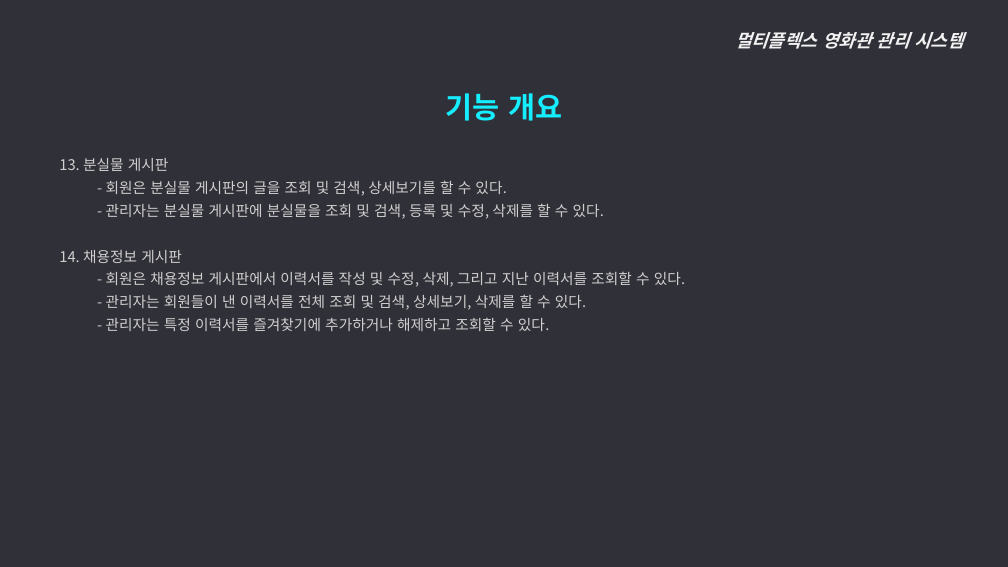
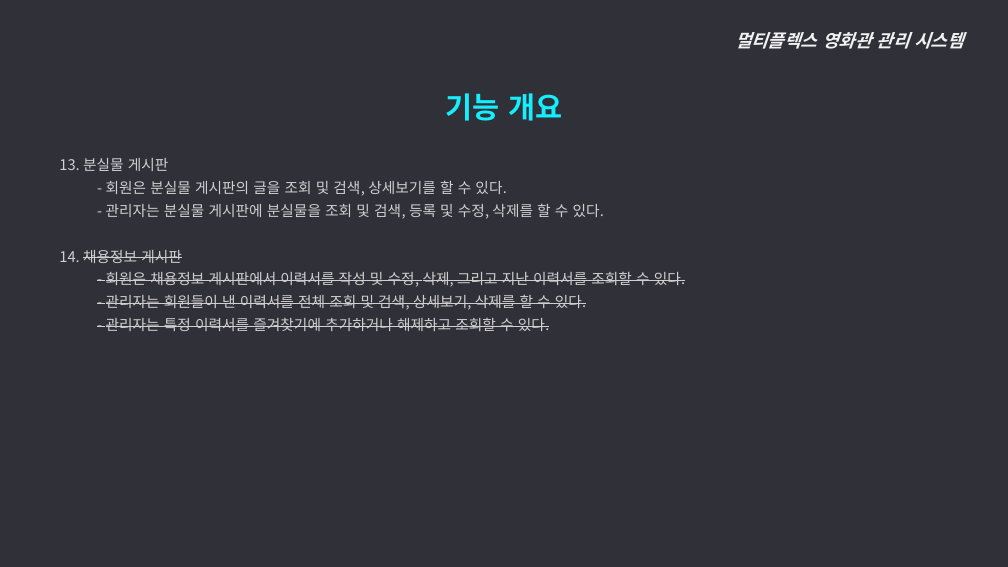
Before and after one commit to ywc-412/MultiplexTeamProject, a slide deck: slide 7 of 2조 시스템개요, 요구사항 정의.pptx. Drawn at 1008x567 pixels with LibreOffice and Linux fonts; fonts in the diff are those of the drawing. Boxes give left, top, right and bottom in pixels: in the first picture for what was removed or moved away, otherwise in the second. Text is boxed around its words. In the diff, an @@ line names an element or a change of style, - is before the commit and + after.

Commit message:
PPT, 요구사항정의 수정
메뉴구조도에서 할인정보 뺌

```diff
--- a/2조 시스템개요, 요구사항 정의.pptx
+++ b/2조 시스템개요, 요구사항 정의.pptx
@@ text at [59, 250, 685, 331]: strikethrough on in "채용정보 게시판", "- 회원은 채용정보 게시판에서 이력서를 작성 및 ...", "- 관리자는 회원들이 낸 이력서를 전체 조회 ...", "- 관리자는 특정 이력서를 즐겨찾기에 추가하거나 해제하고 ..." @@
```
Also in this commit, not shown: 15 other slides changed, 1 slide added, 4 slides removed, 2 other files.
